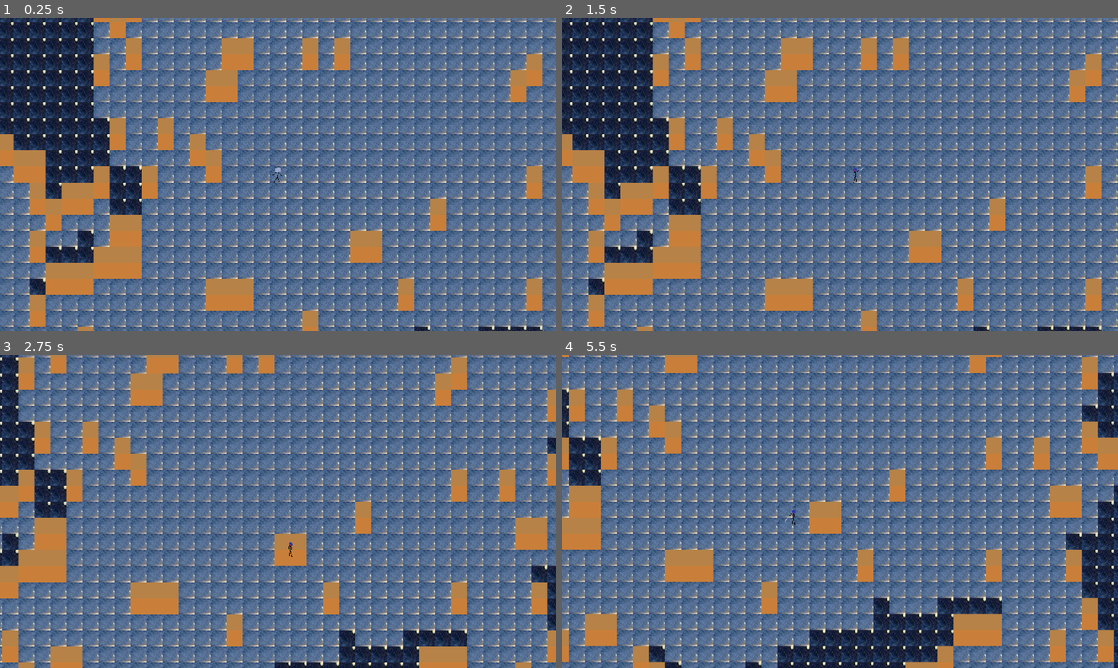
Above: before the commit, frames 1-4 (two rows, left to right).
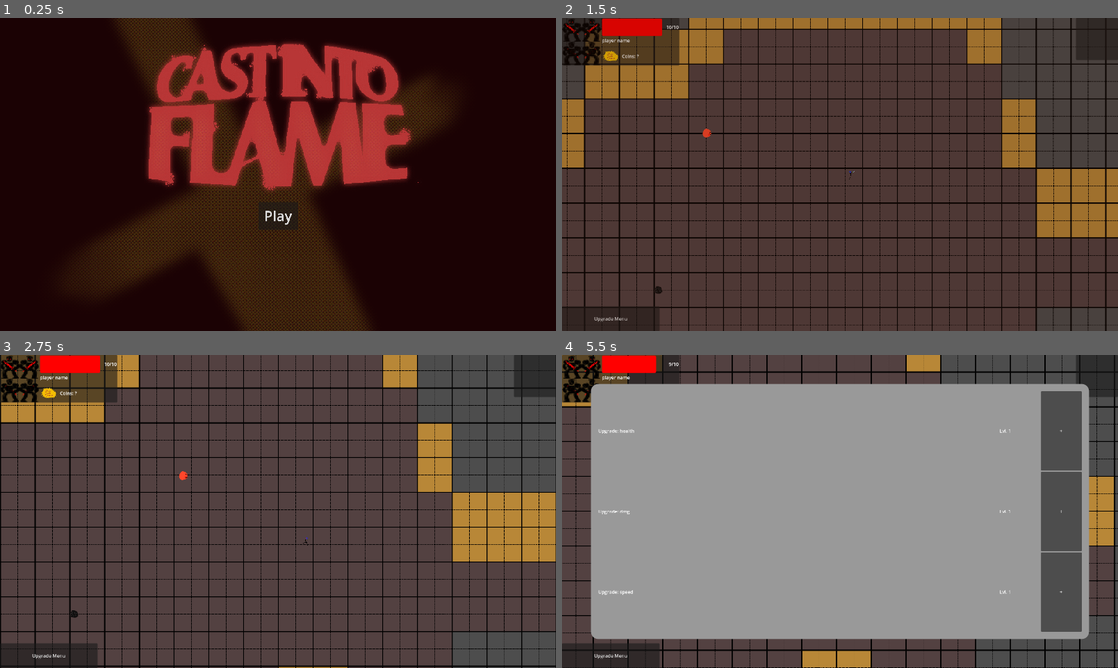
Above: after the commit, the same moments.

Repository: jible/capstone
Game: Godot game, scene res://scenes/testScenes/main_menu.tscn
Same seed, same stepped clock (60 frames per second), same inputs: the game is played once before the commit and once after it. Before the commit the project starts from res://scenes/testScenes/james_testing_scene.tscn.
Inputs (mouse positions are in pixels of both pictures, inside the frame that each line leads up to):
- Up to frame 1 (0.25 s): no input
- Up to frame 2 (1.5 s): click (840, 215) at 0.5 s, where only the run after the commit has a clickable "Play"; move the mouse to (962, 158) at 1.27 s; hold Right (right) from 1.28 s (still down); hold Space (attack) from 1.28 s (still down)
- Up to frame 3 (2.75 s): move the mouse to (166, 527) at 2.02 s; release Right (right) at 2.03 s; release Space (attack) at 2.03 s; hold Down (down) from 2.03 s (still down); tap Space (attack) at 2.1 s
- Up to frame 4 (5.5 s): move the mouse to (895, 442) at 2.77 s; release Down (down) at 2.78 s; hold Right (right) 2.78-3.53 s; hold Space (attack) 2.78-3.53 s; move the mouse to (812, 574) at 3.52 s; hold Tab (OpenUpgrades) 3.53-4.28 s; tap Space (attack) at 3.6, 5.1 s; move the mouse to (1006, 558) at 4.27 s; hold Space (attack) 4.28-5.03 s; hold Left (left) from 4.28 s (still down); move the mouse to (673, 464) at 5.02 s

The runs differ from the first frame. In frame 1, 100% of the frame differs, in the area x 0-100%, y 0-100%; in frame 2, 100%; in frame 3, 99%; in frame 4, 98%.

Commit message:
added death scene, globals updates
- death scene that triggers on player death
- new global quit game function
- removed export values from upgrade manager as it is a global script (no node to edit)

Diff:
--- a/project.godot
+++ b/project.godot
@@ -11,7 +11,7 @@
 [application]
 
 config/name="Capstone"
-run/main_scene="res://scenes/testScenes/james_testing_scene.tscn"
+run/main_scene="res://scenes/testScenes/main_menu.tscn"
 config/features=PackedStringArray("4.3", "Forward Plus")
 boot_splash/bg_color=Color(0.0706698, 0.0463216, 0.107546, 1)
 boot_splash/image="res://assets/sprites/sexyIndieDevLogoV2.png"
@@ -30,6 +30,8 @@
 window/size/viewport_width=1920
 window/size/viewport_height=1080
 window/size/initial_position_type=0
+window/size/window_width_override=800
+window/size/window_height_override=800
 window/stretch/mode="viewport"
 
 [global_group]
--- a/scenes/prefabs/ui_elements/death_screen.tscn
+++ b/scenes/prefabs/ui_elements/death_screen.tscn
@@ -1,6 +1,7 @@
-[gd_scene load_steps=2 format=3 uid="uid://cginyupui3flv"]
+[gd_scene load_steps=3 format=3 uid="uid://b1pm0mjolk2s1"]
 
 [ext_resource type="Texture2D" uid="uid://bvpkjan54gt5p" path="res://assets/you-died-prototype.png" id="1_e7pif"]
+[ext_resource type="Script" path="res://scripts/for_scenes/death_screen.gd" id="1_mhqcw"]
 
 [node name="DeathScreen" type="Control"]
 layout_mode = 3
@@ -9,6 +10,7 @@
 anchor_bottom = 1.0
 grow_horizontal = 2
 grow_vertical = 2
+script = ExtResource("1_mhqcw")
 
 [node name="DeathSplash" type="TextureRect" parent="."]
 layout_mode = 1
@@ -46,3 +48,6 @@
 [node name="Quit" type="Button" parent="VBoxContainer"]
 layout_mode = 2
 text = "Quit"
+
+[connection signal="pressed" from="VBoxContainer/Reset" to="." method="_on_reset_pressed"]
+[connection signal="pressed" from="VBoxContainer/Quit" to="." method="_on_quit_pressed"]
--- /dev/null
+++ b/scripts/for_scenes/death_screen.gd
@@ -0,0 +1,9 @@
+extends Control
+
+var main_menu: PackedScene = preload("res://scenes/testScenes/main_menu.tscn")
+
+func _on_reset_pressed() -> void:
+	Globals.change_scene(main_menu)
+
+func _on_quit_pressed() -> void:
+	Globals.quit_game()
--- a/scripts/globals/globals.gd
+++ b/scripts/globals/globals.gd
@@ -14,3 +14,8 @@
 	SceneTransition.transition()
 	await SceneTransition.on_transition_finished
 	get_tree().call_deferred("change_scene_to_file",scene.resource_path)
+
+#notifies systems that game is going to quit, then quits
+func quit_game():
+	get_tree().root.propagate_notification(NOTIFICATION_WM_CLOSE_REQUEST)
+	get_tree().quit()
--- a/scripts/globals/upgrade_manager.gd
+++ b/scripts/globals/upgrade_manager.gd
@@ -10,18 +10,23 @@
 var speed_lvl: int = 1
 
 #amount to increase upgrades by
-@export_category("Upgrade Growth")
-@export var health_up = 1
-@export var dmg_up = 1
-@export var speed_up = 1.2
-@export var upgrade_cost = 1
-@export var currency_name: String = "money"
+##Upgrade Growth
+var health_up = 1
+var dmg_up = 1
+var speed_up = 1.2
+var upgrade_cost = 1
+var currency_name: String = "money"
+
+##Death Scene
+var death_scene: PackedScene = preload(
+	"res://scenes/prefabs/ui_elements/death_screen.tscn")
 
 #Inventory ref from player
 @onready var inventory: Inventory = get_tree().get_first_node_in_group("Inventory")
 
 func _ready():
 	SignalBus.upgrade_stat_button_pressed.connect(_on_stat_upgraded)
+	SignalBus.player_die.connect(_on_player_died)
 
 func check_can_upgrade(upgrade_lvl: int) -> bool:
 	if upgrade_lvl+1 * upgrade_cost <= inventory.check_item(currency_name):
@@ -66,3 +71,6 @@
 		Callable(self, "upgrade_%s" %stat_name).call()
 	#notify player to update self
 	SignalBus.player_stats_updated.emit()
+
+func _on_player_died():
+	Globals.change_scene(death_scene)
Not shown: 1 places in scenes/prefabs/player/player.tscn that only renumber resources
Not shown: 1 places in scenes/testScenes/test_level.tscn that only renumber resources
